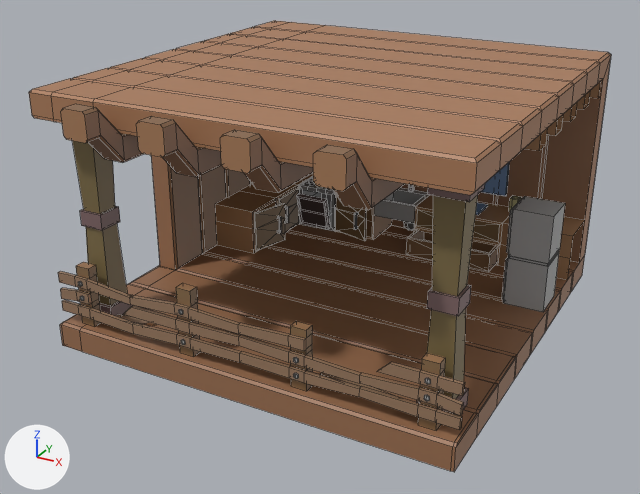
One commit to the FBX model Assets/3DModels/Buildings/Productions/Kitchen/Kitchen_Level_01_StraightLeft.fbx: the scene before it, then after it.
Rendered twice from a 50 mm lens placed at (7.54, -14.69, 8.61), pointed at (-0.07, -0.85, 1.69). The axes (+X, +Y, +Z) are drawn at lower left. The lights are the same throughout. The older version comes first. Mesh edges are drawn as thin lines. Where no turn or scale is listed for an object, it has been applied to the vertices. Vertices at exactly the same position are counted once.

Objects in the first picture: 'Kitchen_Level_01_StraightLeft'.
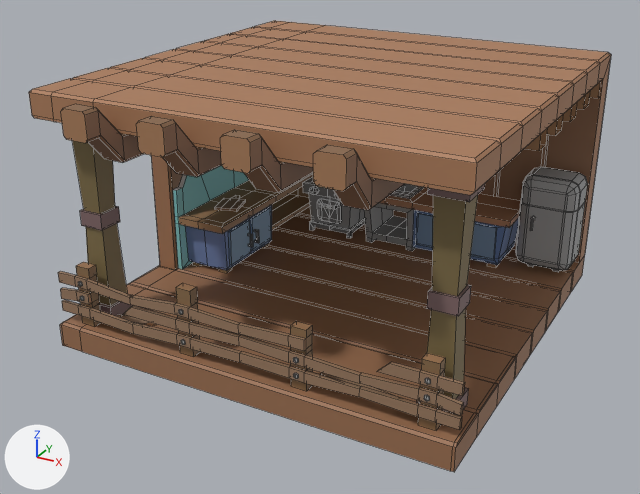
Where the newer file only moved an object's origin or applied its transform, the numbers keep the older frame.

What the commit changed:
me_cube_030 is used by ob_kitchen_level_01_straightleft; location (0.0, 0.0, 0.0).
me_cube_030 had 1819 vertices, 1632 faces and spanned x -4.0..4.0, y -4.8..4.0, z 0.0..5.05.
me_cube_030 no longer uses material mat_palette_001 (picture img_palettetexture_png).
me_cube_030 now has 2145 vertices, 1873 faces and spans x -4.0..4.0, y -4.8..4.0, z 0.0..5.05.
me_cube_030 part 1: 8 loose pieces with 303 vertices, spanning x -2.48..3.95, y 0.85..3.5, z 0.5..2.55, are deleted.
me_cube_030 part 2: 350 vertices removed from x -3.5..4.0, y 0.5..3.5, z 0.5..1.53; 979 vertices added at x -3.5..4.0, y -0.95..3.5, z 0.5..2.9.
Other edits to the shape of me_cube_030 do not show in these pictures.

Boxes (x1, y1, x2, y2) around the edits, measured in the pictures (640 x 494 px):
part 1 of me_cube_030, deleted
    before: (301, 162, 565, 312)
part 2 of me_cube_030, built on
    before: (215, 173, 585, 280)
    after: (173, 165, 588, 273)
